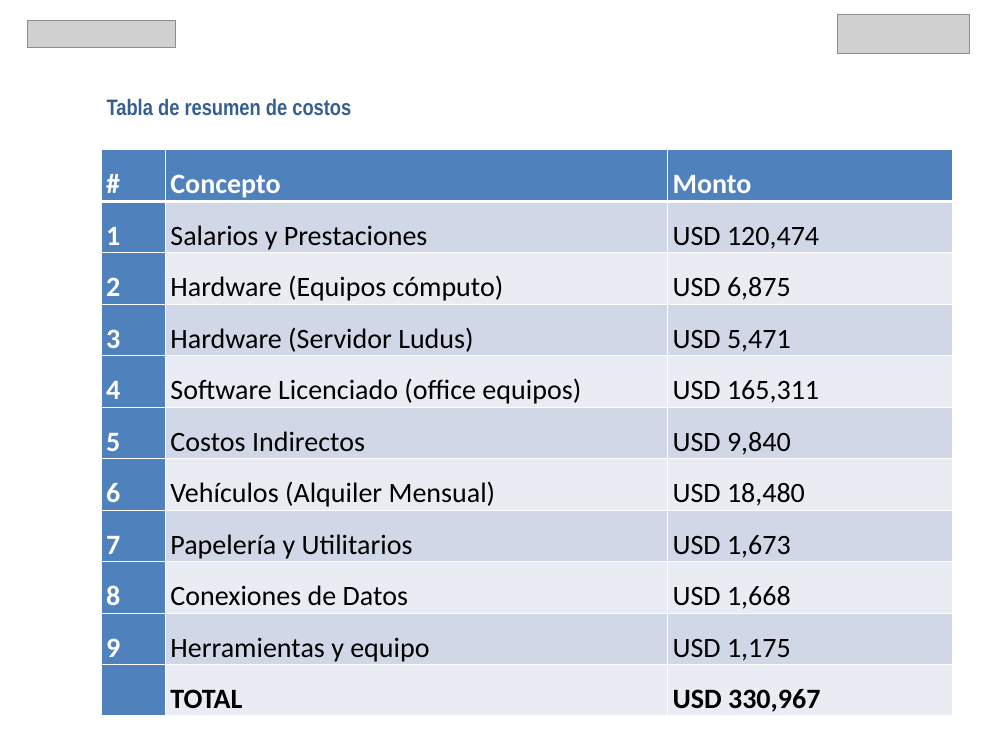
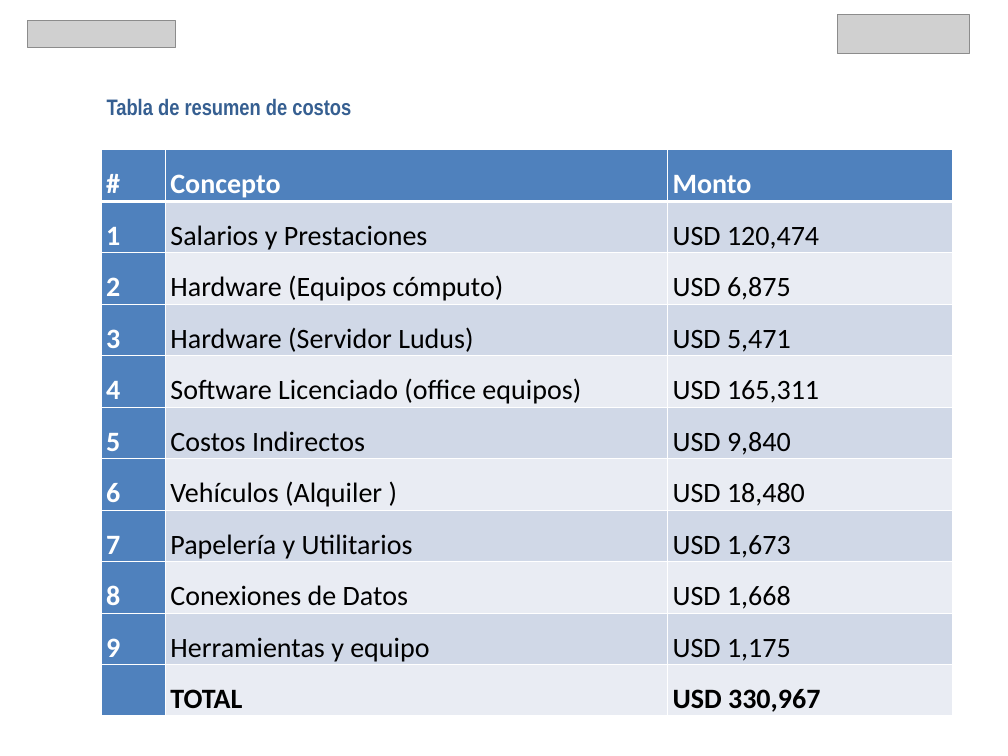
Before and after one commit to JuanCarlosReyesGuerrero/TFG_OBS, a slide deck: slide 7 of PresentacionTFM.pptx. Drawn at 1008x756 pixels with LibreOffice and Linux fonts; fonts in the diff are those of the drawing; grey boxes stand for pictures. Boxes give left, top, right and bottom in pixels: in the first picture for what was removed or moved away, otherwise in the second. Text is boxed around its words. In the diff, an @@ line names an element or a change of style, - is before the commit and + after.

```diff
--- a/PresentacionTFM.pptx
+++ b/PresentacionTFM.pptx
@@ table at box(101, 150, 953, 716) @@
-row 7, column 2: Vehículos (Alquiler Mensual)
+row 7, column 2: Vehículos (Alquiler )
```
Also in this commit, not shown: 2 other slides changed.
